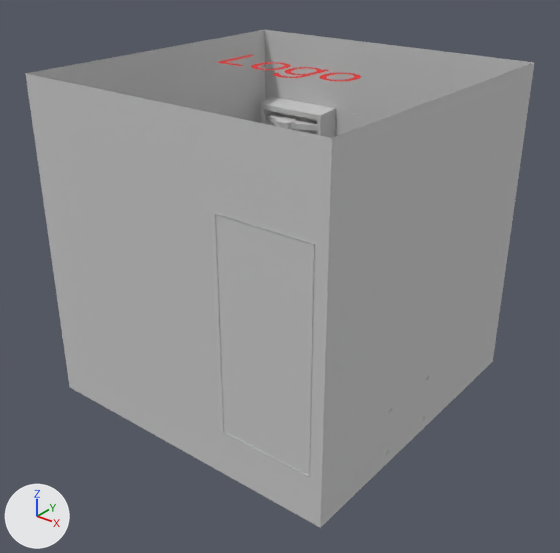
Renders of the FBX model Assets/ArtWork/3DModels/Rooms/Maintenance/MaintenanceRoom.FBX from each side of a commit.
The view is the same before and after, from a 50 mm lens placed at (6.73, -8.6, 7.09), pointed at (0.12, -0.34, 1.97). Every picture has the same lights, and +X, +Y and +Z are marked at lower left.

The scene before the commit, as lines of its bpy script (objects in view):
```python
me_mesh = bpy.data.meshes.new('Mesh')
me_mesh.from_pydata(...)  # 6299 vertices, 11387 faces; spans x -117.0..98.0, y -231.0..50.0, z -19.0..262.0
# faces by material slot: [1840, 1238, 7530, 130, 118, 110, 421]
me_mesh.materials.append(mat_material__4)  # light grey #cacaca
me_mesh.materials.append(mat_material__5)  # light grey #cacaca
me_mesh.materials.append(mat_material__6)  # light grey #cacaca
me_mesh.materials.append(mat_material__7)  # light grey #cacaca
me_mesh.materials.append(mat_material__8)  # light grey #cacaca
me_mesh.materials.append(mat_material__9)  # light grey #cacaca
me_mesh.materials.append(mat_red)  # red #e62626
ob_maintenanceroom = bpy.data.objects.new('MaintenanceRoom', me_mesh)
ob_maintenanceroom.location = (1.61, -2.16, 2.28)
ob_maintenanceroom.rotation_euler = (1.571, -1.571, 0.0)  # degrees (90, -90, 0)
ob_maintenanceroom.scale = (-0.0233, -0.0178, -0.0178)
```
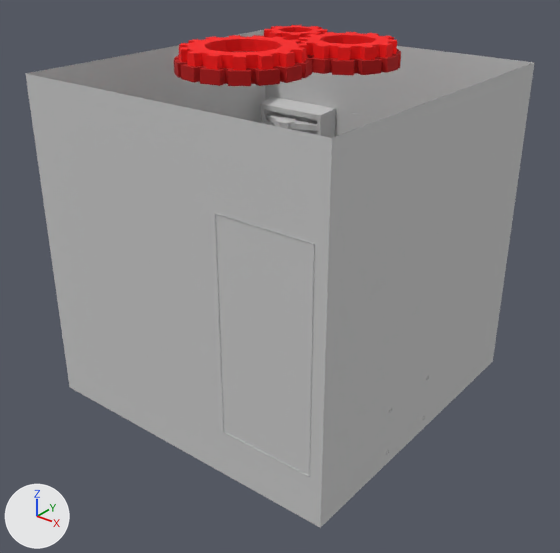
Where the change shows, as pixel boxes (x1, y1, x2, y2) in the pictures (560 x 553 px; the box of a moved part takes in the faces that stretch with it):
'MaintenanceRoom', reshaped
    before: (25, 30, 535, 528)
    after: (25, 25, 535, 528)
part 1 of me_mesh, added (red)
    after: (299, 32, 397, 60)
part 2 of me_mesh, added (red)
    after: (307, 49, 401, 75)
part 3 of me_mesh, added (red)
    after: (264, 25, 327, 40)
part 4 of me_mesh, moved or reshaped
    before: (217, 55, 361, 81)
    after: (174, 35, 313, 86)

The edits, one by one:
Material 'Material #28' (mat_material__28) is new.
Its base color is (0.471, 0.0, 0.0) (red #b70000).
Its roughness is 0.859.
Material 'Material #27' (mat_material__27) is new.
Its base color is (1.0, 0.0, 0.0) (red #ff0000).
Its roughness is 0.859.
me_mesh is used by ob_maintenanceroom; location (1.61, -2.16, 2.28); rotation (1.571, -1.571, 0.0), in degrees (90, -90, 0); scale (-0.0233, -0.0178, -0.0178).
me_mesh had 6299 vertices, 11387 faces and spanned x -117.0..98.0, y -231.0..50.0, z -19.0..262.0.
me_mesh now has 6772 vertices, 12310 faces and spans x -132.0..98.0, y -231.0..50.0, z -19.0..262.0.
me_mesh part 1: a new loose piece of 136 vertices spanning x -132.0..-124.0, y -100.0..-24.0, z 123.0..199.0, in mat_material__27 (red #ff0000).
me_mesh part 2: a new loose piece of 120 vertices spanning x -125.0..-117.0, y -104.0..-21.0, z 119.0..203.0, in mat_material__28 (red #b60000).
me_mesh part 3: a new loose piece of 104 vertices spanning x -132.0..-124.0, y -151.0..-98.0, z 148.0..202.0, in mat_material__27 (red #ff0000).
me_mesh part 4: 13 vertices moved from x -116.0, y -117.0..-28.0, z 95.0..134.0 to x -132.0..-117.0, y -144.0..-64.0, z 41.0..140.0; 410 vertices removed from x -116.0, y -153.0..-27.0, z 94.0..149.0; 385 vertices added at x -132.0..-117.0, y -160.0..-56.0, z 37.0..141.0.
me_mesh no longer uses material mat_red (red #e62626).
me_mesh now uses material mat_material__27 (red #ff0000).
me_mesh now uses material mat_material__28 (red #b70000).
